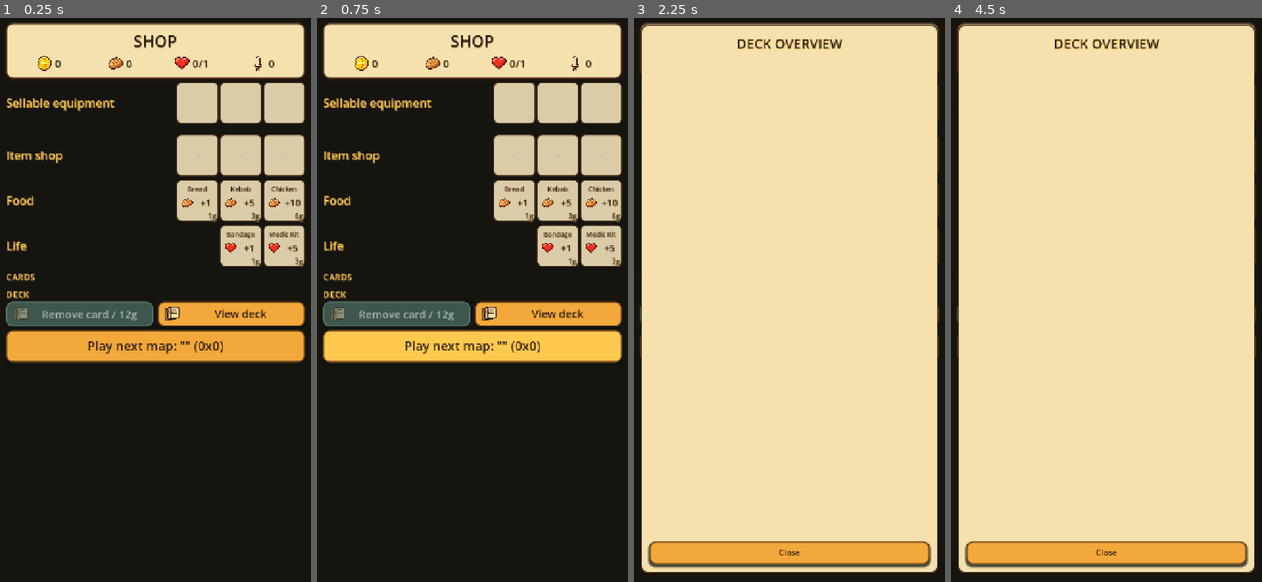
Above: before the commit, frames 1-4 (left to right).
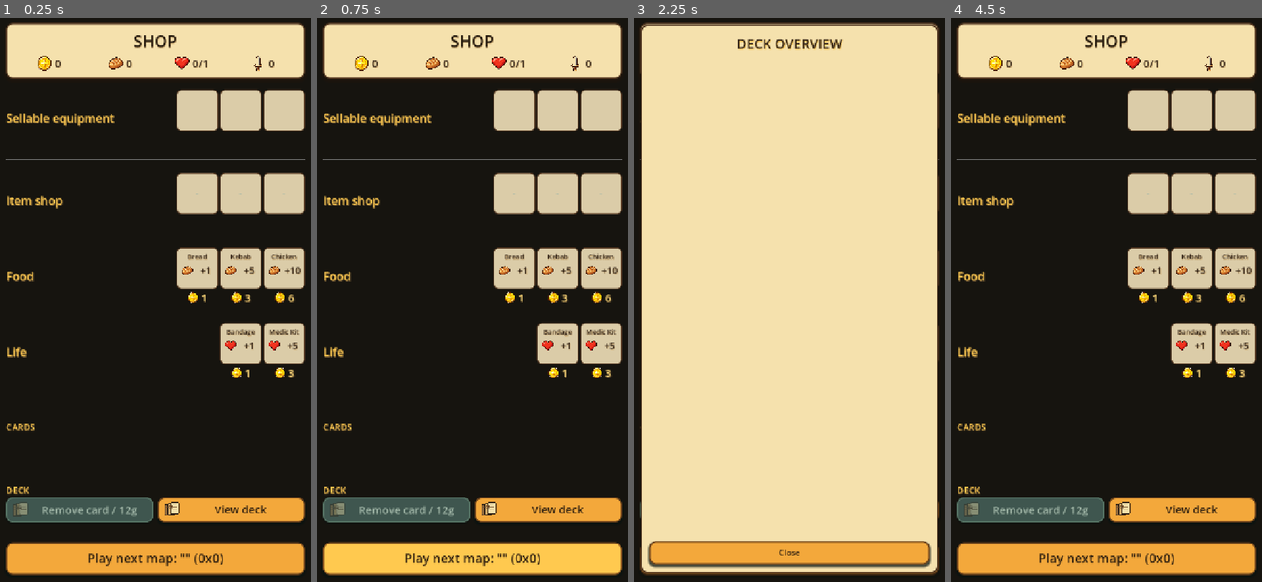
Above: after the commit, the same moments.

Repository: Reicher/The-Road-North
Game: Godot game, scene res://ui/shop.tscn
Same seed, same stepped clock (60 frames per second), same inputs: the game is played once before the commit and once after it. This scene is started directly instead of the project's main scene.
Inputs:
- Up to frame 1 (0.25 s): no input
- Up to frame 2 (0.75 s): click "Play next map: '' (0x0)" at 0.5 s
- Up to frame 3 (2.25 s): click "Play next map: '' (0x0)" at 1.25 s; click "View deck" at 2 s
- Up to frame 4 (4.5 s): click "View deck" at 2.75 s; click "View deck" at 3.5 s; click "Play next map: '' (0x0)" at 4.25 s

The runs differ from the first frame. In frame 1, 31% of the frame differs, in the area x 1-99%, y 11-99%; in frame 2, 31%; in frame 3, 0.7%; in frame 4, 83%, in the area x 1-99%, y 1-99%.

Commit message:
Improve shop price layout and deck overlay scrolling

Diff:
--- a/scripts/deck_overlay.gd
+++ b/scripts/deck_overlay.gd
@@ -37,6 +37,9 @@
 		_close_button.pressed.connect(_on_close_pressed)
 	_confirm_button.pressed.connect(_on_confirm_pressed)
 	_cancel_button.pressed.connect(hide_confirmation)
+	gui_input.connect(_on_overlay_gui_input)
+	_scroll.gui_input.connect(_on_overlay_gui_input)
+	_grid.gui_input.connect(_on_overlay_gui_input)
 	_scroll.get_v_scroll_bar().value_changed.connect(func(_value: float) -> void: _update_scroll_hint())
 	_scroll.resized.connect(_update_scroll_hint)
 	_grid.resized.connect(_update_scroll_hint)
@@ -77,6 +80,7 @@
 	card.configure(card_data)
 	card.size_flags_horizontal = Control.SIZE_SHRINK_CENTER
 	var touch_button := card.get_node("TouchButton") as Button
+	touch_button.gui_input.connect(_on_overlay_gui_input)
 	touch_button.disabled = disabled_state
 	touch_button.set_meta("deck_overlay_disabled", disabled_state)
 	if callback.is_valid():
@@ -149,3 +153,16 @@
 func _on_close_pressed() -> void:
 	hide_overlay()
 	close_requested.emit()
+
+
+func _on_overlay_gui_input(event: InputEvent) -> void:
+	if not visible or _scroll == null:
+		return
+	if event is InputEventMouseButton and event.pressed:
+		var mouse_event := event as InputEventMouseButton
+		if mouse_event.button_index == MOUSE_BUTTON_WHEEL_DOWN:
+			_scroll.scroll_vertical += 72
+			accept_event()
+		elif mouse_event.button_index == MOUSE_BUTTON_WHEEL_UP:
+			_scroll.scroll_vertical -= 72
+			accept_event()
--- a/scripts/shop_ui.gd
+++ b/scripts/shop_ui.gd
@@ -383,16 +383,19 @@
 	var row := HBoxContainer.new()
 	row.name = "%sRow" % title.split(" ")[0].replace("(", "")
 	row.size_flags_horizontal = Control.SIZE_EXPAND_FILL
+	row.size_flags_vertical = Control.SIZE_EXPAND_FILL
 	row.alignment = BoxContainer.ALIGNMENT_BEGIN
 	row.add_theme_constant_override("separation", 10)
 	var label := Label.new()
 	label.custom_minimum_size = Vector2(190.0, 0.0)
 	label.size_flags_horizontal = Control.SIZE_FILL
+	label.size_flags_vertical = Control.SIZE_SHRINK_CENTER
 	label.vertical_alignment = VERTICAL_ALIGNMENT_CENTER
 	label.add_theme_font_size_override("font_size", 26)
 	label.add_theme_color_override("font_color", Color(1.0, 0.79, 0.31, 1.0))
 	label.text = title
 	content_row.size_flags_horizontal = Control.SIZE_EXPAND_FILL
+	content_row.size_flags_vertical = Control.SIZE_SHRINK_CENTER
 	content_row.alignment = BoxContainer.ALIGNMENT_END
 	content_row.add_theme_constant_override("separation", 4)
 	var old_parent := content_row.get_parent()
@@ -424,11 +427,13 @@
 	var section := VBoxContainer.new()
 	section.name = section_name
 	section.size_flags_horizontal = Control.SIZE_EXPAND_FILL
-	section.size_flags_vertical = Control.SIZE_SHRINK_CENTER
+	section.size_flags_vertical = Control.SIZE_EXPAND_FILL
+	section.alignment = BoxContainer.ALIGNMENT_CENTER
 	section.add_theme_constant_override("separation", separation)
 	title.get_parent().remove_child(title)
 	content.get_parent().remove_child(content)
 	content.size_flags_vertical = Control.SIZE_SHRINK_CENTER
+	title.size_flags_vertical = Control.SIZE_SHRINK_CENTER
 	section.add_child(title)
 	section.add_child(content)
 	_shop_stack.add_child(section)
@@ -512,8 +517,9 @@
 		slot.slot_gui_input.connect(_on_slot_gui_input)
 		if not item.is_empty():
 			slot.pressed.connect(_confirm_sell_inventory_slot.bind(index))
-			_add_slot_badge(slot, "+%dg" % (_sell_price(item) * _inventory_gold_multiplier()))
-		_slot_row.add_child(slot)
+			_slot_row.add_child(_priced_slot(slot, "+%d" % (_sell_price(item) * _inventory_gold_multiplier())))
+		else:
+			_slot_row.add_child(_priced_slot(slot, ""))
 
 
 func _refresh_survival_offers() -> void:
@@ -523,14 +529,15 @@
 	_clear_children(_life_offer_row)
 	for offer in FOOD_OFFERS:
 		var food_offer := offer.duplicate(true)
-		_food_offer_row.add_child(_shop_action_slot(
+		var food_button := _shop_action_slot(
 			str(food_offer["name"]),
 			int(food_offer["price"]),
 			"food",
 			int(food_offer["amount"]),
 			"",
 			_confirm_buy_food.bind(food_offer)
-		))
+		)
+		_food_offer_row.add_child(_priced_slot(food_button, "%d" % int(food_offer["price"])))
 	for offer in HEAL_OFFERS:
 		var heal_offer := offer.duplicate(true)
 		var slot_button := _shop_action_slot(
@@ -542,7 +549,7 @@
 			_confirm_buy_heal.bind(heal_offer)
 		)
 		slot_button.disabled = slot_button.disabled or int(progression.get("health", 0)) >= int(progression.get("max_health", 1))
-		_life_offer_row.add_child(slot_button)
+		_life_offer_row.add_child(_priced_slot(slot_button, "%d" % int(heal_offer["price"])))
 
 
 func _refresh_offers() -> void:
@@ -558,8 +565,7 @@
 			ItemIconLibrary.update_size_badge(button, offer)
 			button.disabled = index in _purchased_item_offers or not _has_empty_inventory_slot() or int(progression.get("gold", 0)) < int(offer["price"])
 			button.pressed.connect(_confirm_buy_item_offer.bind(index))
-			_add_slot_badge(button, "%dg" % int(offer["price"]))
-			_item_row.add_child(button)
+			_item_row.add_child(_priced_slot(button, "%d" % int(offer["price"])))
 		else:
 			var empty := ITEM_SLOT_SCENE.instantiate() as ItemSlot
 			empty.slot_size = SLOT_SIZE
@@ -567,7 +573,7 @@
 			_apply_slot_style(empty)
 			empty.disabled = true
 			empty.text = "-"
-			_item_row.add_child(empty)
+			_item_row.add_child(_priced_slot(empty, ""))
 	_clear_children(_card_row)
 	for index in card_offers.size():
 		var offer := card_offers[index]
@@ -992,8 +998,46 @@
 	button.tooltip_text = tooltip
 	_apply_slot_style(button)
 	_add_slot_content(button, title, icon_name, amount)
-	_add_slot_badge(button, "%dg" % price)
 	return button
+
+
+func _priced_slot(slot_button: Button, price_text: String) -> VBoxContainer:
+	var stack := VBoxContainer.new()
+	stack.size_flags_horizontal = Control.SIZE_SHRINK_CENTER
+	stack.size_flags_vertical = Control.SIZE_SHRINK_CENTER
+	stack.alignment = BoxContainer.ALIGNMENT_CENTER
+	stack.add_theme_constant_override("separation", 2)
+	stack.add_child(slot_button)
+	stack.add_child(_price_chip(price_text))
+	return stack
+
+
+func _price_chip(price_text: String) -> HBoxContainer:
+	var chip := HBoxContainer.new()
+	chip.name = "PriceChip"
+	chip.custom_minimum_size = Vector2(SLOT_SIZE.x, 30.0)
+	chip.size_flags_horizontal = Control.SIZE_SHRINK_CENTER
+	chip.alignment = BoxContainer.ALIGNMENT_CENTER
+	chip.add_theme_constant_override("separation", 4)
+	if price_text.is_empty():
+		var spacer := Control.new()
+		spacer.custom_minimum_size = Vector2(SLOT_SIZE.x, 30.0)
+		chip.add_child(spacer)
+		return chip
+	var icon := TextureRect.new()
+	icon.custom_minimum_size = Vector2(28.0, 28.0)
+	icon.texture = _load_stat_icon("gold")
+	icon.expand_mode = TextureRect.EXPAND_IGNORE_SIZE
+	icon.stretch_mode = TextureRect.STRETCH_KEEP_ASPECT_CENTERED
+	icon.mouse_filter = Control.MOUSE_FILTER_IGNORE
+	var label := Label.new()
+	label.name = "PriceLabel"
+	label.add_theme_font_size_override("font_size", 24)
+	label.add_theme_color_override("font_color", Color(1.0, 0.86, 0.48, 1.0))
+	label.text = price_text
+	chip.add_child(icon)
+	chip.add_child(label)
+	return chip
 
 
 func _add_slot_content(slot_button: Button, title: String, icon_name: String, amount: int) -> void:
@@ -1045,26 +1089,6 @@
 	slot_button.add_child(amount_label)
 
 
-func _add_slot_badge(slot_button: Button, text: String) -> void:
-	var badge := Label.new()
-	badge.name = "PriceBadge"
-	badge.mouse_filter = Control.MOUSE_FILTER_IGNORE
-	badge.anchor_left = 0.0
-	badge.anchor_right = 1.0
-	badge.anchor_top = 1.0
-	badge.anchor_bottom = 1.0
-	badge.offset_left = 4.0
-	badge.offset_right = -4.0
-	badge.offset_top = -24.0
-	badge.offset_bottom = -3.0
-	badge.horizontal_alignment = HORIZONTAL_ALIGNMENT_RIGHT
-	badge.vertical_alignment = VERTICAL_ALIGNMENT_CENTER
-	badge.add_theme_font_size_override("font_size", 16)
-	badge.add_theme_color_override("font_color", Color(0.20, 0.14, 0.09, 1.0))
-	badge.text = text
-	slot_button.add_child(badge)
-
-
 func _configure_fixed_deck_button(button: Button) -> void:
 	if button == null:
 		return
--- a/tests/test_remove_card_shop.gd
+++ b/tests/test_remove_card_shop.gd
@@ -62,6 +62,13 @@
 	_assert(scroll_hint.visible, "Expected overflowing mobile deck views to show a swipe hint")
 	var scroll := overlay.find_child("Scroll", true, false) as ScrollContainer
 	var scrollbar := scroll.get_v_scroll_bar()
+	var before_wheel_scroll := scroll.scroll_vertical
+	var wheel_event := InputEventMouseButton.new()
+	wheel_event.button_index = MOUSE_BUTTON_WHEEL_DOWN
+	wheel_event.pressed = true
+	scroll.gui_input.emit(wheel_event)
+	await process_frame
+	_assert(scroll.scroll_vertical > before_wheel_scroll, "Expected mouse wheel to scroll the deck overlay on desktop")
 	scroll.scroll_vertical = int(scrollbar.max_value - scrollbar.page)
 	await process_frame
 	await process_frame
--- a/tests/test_shop.gd
+++ b/tests/test_shop.gd
@@ -57,22 +57,23 @@
 	_assert(remove_button.size_flags_vertical == Control.SIZE_SHRINK_CENTER and view_deck_button.size_flags_vertical == Control.SIZE_SHRINK_CENTER, "Expected deck buttons not to stretch vertically")
 	_assert(summary_panel != null, "Expected a styled summary panel")
 	_assert(inventory_slots.get_child_count() == InventoryUI.SLOT_COUNT, "Expected the inventory to render one visible stack per backpack slot")
-	_assert((inventory_slots.get_child(0) as Button).custom_minimum_size.is_equal_approx(shop.SLOT_SIZE), "Expected inventory entries to use inventory-sized slots")
-	_assert(((inventory_slots.get_child(0) as Button).get_node("PriceBadge") as Label).text.begins_with("+"), "Expected sellable equipment to show sale value inside the slot")
+	_assert(_slot_button(inventory_slots, 0).custom_minimum_size.is_equal_approx(shop.SLOT_SIZE), "Expected inventory entries to use inventory-sized slots")
+	_assert(_price_text(inventory_slots, 0).begins_with("+"), "Expected sellable equipment to show sale value outside the slot")
 	_assert(_nested_label_index(shop_stack, "Sellable equipment") >= 0, "Expected the compact sellable equipment row label")
 	_assert(_nested_label_index(shop_stack, "Item shop") >= 0, "Expected the compact item shop row label")
+	_assert(inventory_slots.get_parent().size_flags_vertical == Control.SIZE_EXPAND_FILL, "Expected compact shop rows to participate in even vertical distribution")
 	_assert(shop.find_child("SellBuySeparator", true, false) != null, "Expected a separator under sellable equipment")
 	_assert(item_row.get_child_count() == InventoryUI.SLOT_COUNT, "Expected buyable items to render in the same number of slots as the inventory")
-	_assert((item_row.get_child(0) as Button).custom_minimum_size.is_equal_approx(shop.SLOT_SIZE), "Expected buyable items to use the same slot size as the inventory")
-	_assert(((item_row.get_child(0) as Button).get_node("PriceBadge") as Label).text.ends_with("g"), "Expected buyable items to show purchase price inside the slot")
+	_assert(_slot_button(item_row, 0).custom_minimum_size.is_equal_approx(shop.SLOT_SIZE), "Expected buyable items to use the same slot size as the inventory")
+	_assert(_price_text(item_row, 0).is_valid_int(), "Expected buyable items to show purchase price outside the slot")
 	_assert(food_row.get_child_count() == 3, "Expected three food offers")
 	_assert(life_row.get_child_count() == 2, "Expected two life offers")
-	_assert((food_row.get_child(0) as Button).custom_minimum_size.is_equal_approx(shop.SLOT_SIZE), "Expected food offers to use inventory-sized slots")
-	_assert(((food_row.get_child(0) as Button).get_child(0) as Label).text == "Bread", "Expected food slot title to sit at the top")
-	_assert(((food_row.get_child(0) as Button).get_child(2) as Label).text == "+1", "Expected food amount to share the lower slot space")
-	_assert(((food_row.get_child(0) as Button).get_node("PriceBadge") as Label).text == "1g", "Expected food slots to show purchase price")
-	_assert((life_row.get_child(0) as Button).custom_minimum_size.is_equal_approx(shop.SLOT_SIZE), "Expected life offers to use inventory-sized slots")
-	_assert(((life_row.get_child(0) as Button).get_child(2) as Label).text == "+1", "Expected life slots to show only the amount")
+	_assert(_slot_button(food_row, 0).custom_minimum_size.is_equal_approx(shop.SLOT_SIZE), "Expected food offers to use inventory-sized slots")
+	_assert((_slot_button(food_row, 0).get_child(0) as Label).text == "Bread", "Expected food slot title to sit at the top")
+	_assert((_slot_button(food_row, 0).get_child(2) as Label).text == "+1", "Expected food amount to share the lower slot space")
+	_assert(_price_text(food_row, 0) == "1", "Expected food slots to show purchase price outside the slot")
+	_assert(_slot_button(life_row, 0).custom_minimum_size.is_equal_approx(shop.SLOT_SIZE), "Expected life offers to use inventory-sized slots")
+	_assert((_slot_button(life_row, 0).get_child(2) as Label).text == "+1", "Expected life slots to show only the amount")
 	var legacy_potion_row := shop.find_child("PotionsRow", true, false) as Control
 	_assert(legacy_potion_row != null and not legacy_potion_row.visible, "Expected potions to be hidden from the shop")
 	var bottom_spacer := shop.find_child("BottomSpacer", true, false) as Control
@@ -80,6 +81,8 @@
 	_assert(shop.card_offers.size() == 3, "Expected shop to roll exactly three special card offers")
 	_assert(cards_title.get_parent() == card_row.get_parent(), "Expected the Cards title to stay grouped with the card offers")
 	_assert(deck_section_title.get_parent() == deck_row.get_parent(), "Expected the Deck title to stay grouped with the deck buttons")
+	_assert(cards_title.get_parent().size_flags_vertical == Control.SIZE_EXPAND_FILL, "Expected Cards section to keep its group while sharing vertical space")
+	_assert(deck_section_title.get_parent().size_flags_vertical == Control.SIZE_EXPAND_FILL, "Expected Deck section to keep its group while sharing vertical space")
 	_assert(_offer_types_are_unique(shop.card_offers), "Expected shop special-card offers not to contain duplicate card types")
 	_assert(_catalog_has_shop_only_specials(), "Expected the requested shop-only special cards to be purchasable")
 	_assert(_all_offers_are_cheaper_specials(shop.card_offers), "Expected every rolled card to come from the cheaper special-card catalog")
@@ -215,6 +218,16 @@
 	return -1
 
 
+func _slot_button(row: HBoxContainer, index: int) -> Button:
+	return (row.get_child(index).get_child(0) as Button)
+
+
+func _price_text(row: HBoxContainer, index: int) -> String:
+	var chip := row.get_child(index).get_child(1) as HBoxContainer
+	var label := chip.get_node_or_null("PriceLabel") as Label
+	return label.text if label != null else ""
+
+
 func _overview_card_titles(parent: Node) -> Array[String]:
 	var texts: Array[String] = []
 	for child in parent.get_children():
